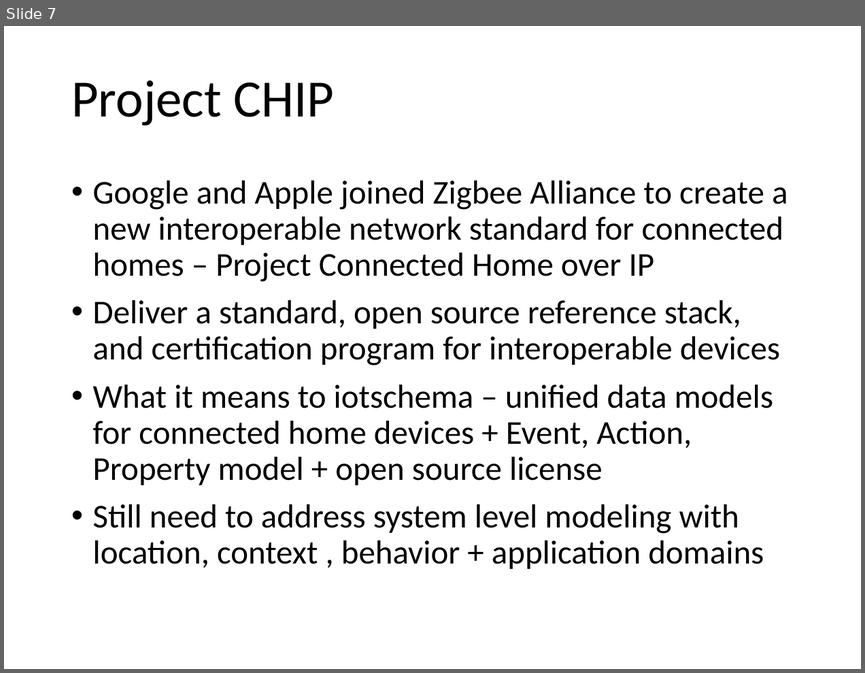
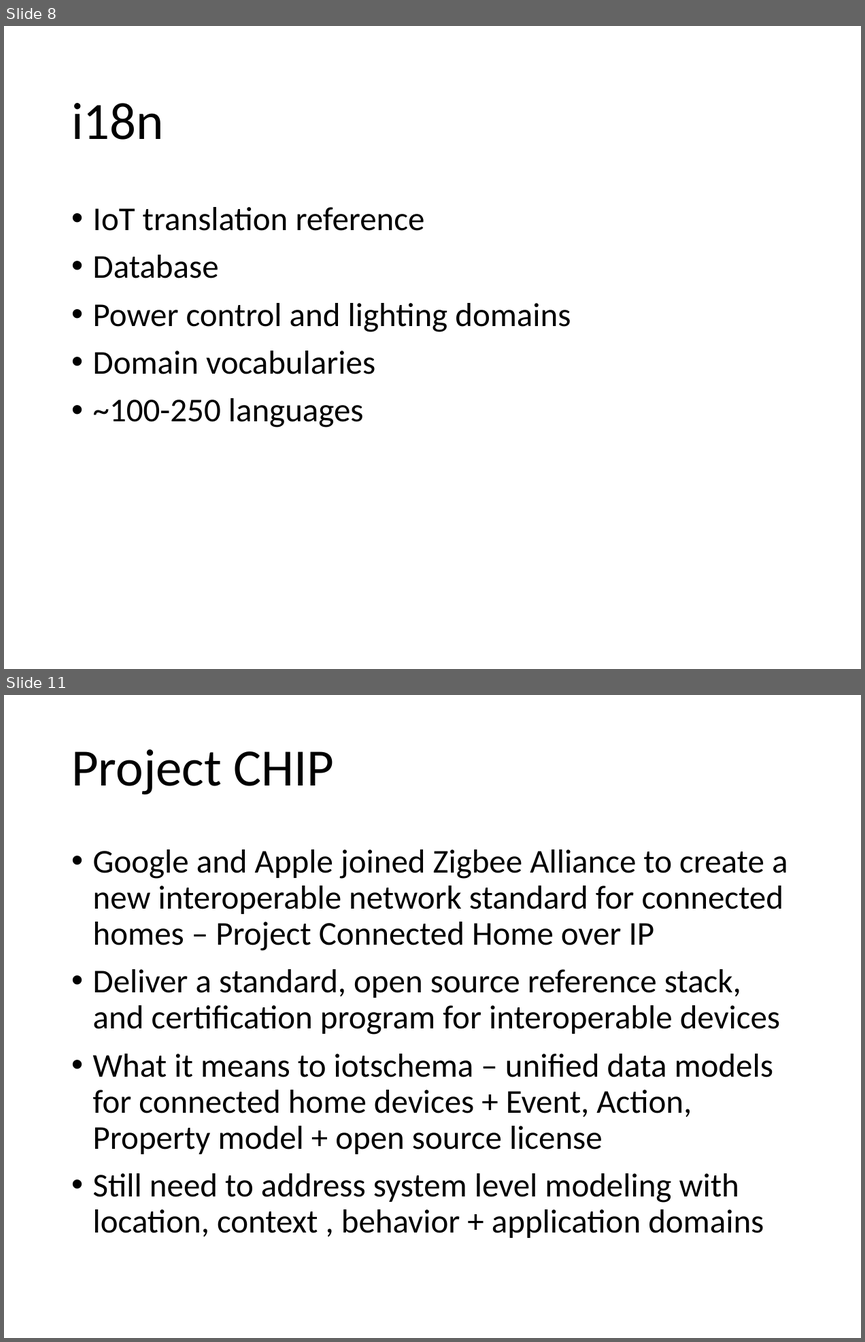
Before and after one commit to iot-schema-collab/teleconferences, a slide deck: iotschema-20200618.pptx. Shown one above the other, each under a label of ours: slide 7 before the commit, slides 8 and 11 after it; the slides between them are not shown. The pictures are 865x673 and 865x1342 pixels, drawn with LibreOffice and Linux fonts; fonts in the diff are those of the drawing. Boxes give left, top, right and bottom in pixels: in the first picture for what was removed or moved away, otherwise in the second. Text is boxed around its words. In the diff, an @@ line names an element or a change of style, - is before the commit and + after.

```diff
--- a/iotschema-20200618.pptx
+++ b/iotschema-20200618.pptx
@@ slide 8 added at bbox=[4, 26, 861, 669], background #FFFFFF @@
@@ title added at bbox=[71, 103, 164, 140], 44 pt, text #000000 @@
+i18n
@@ text added at bbox=[93, 207, 570, 427], 28 pt, text #000000 @@
+• IoT translation reference
+• Database
+• Power control and lighting domains
+• Domain vocabularies
+• ~100-250 languages
@@ what was slide 7 is now slide 11 @@
```
Also in this commit, not shown: 3 other slides added, 2 other files.
